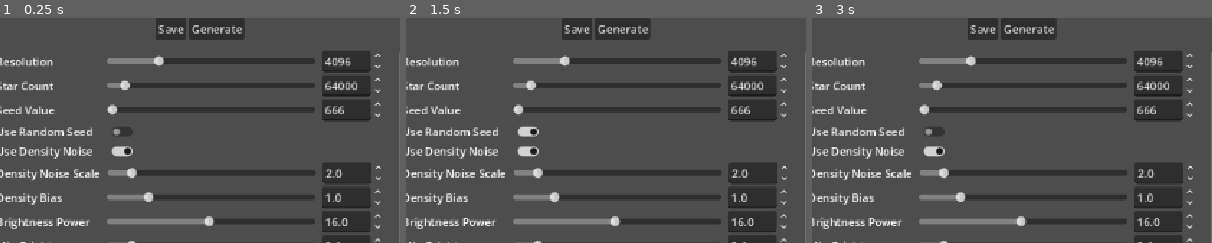
Above: before the commit, frames 1-3 (left to right).
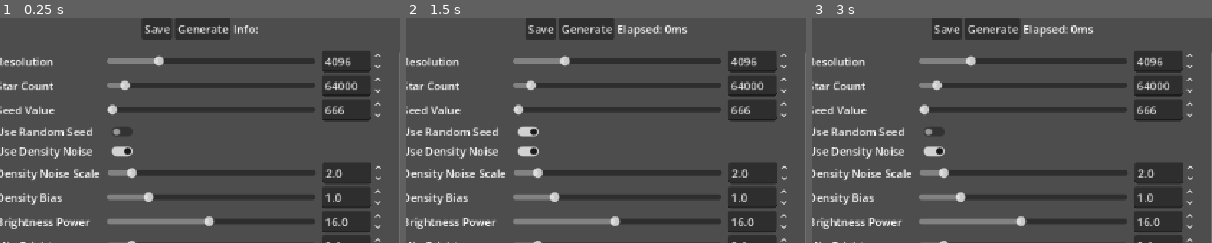
Above: after the commit, the same moments.

Repository: ThyMajesty/procedural-starfield-generator
Game: Godot game, scene res://scenes/main.tscn
The game is run twice, just before and just after one commit, with the same random seed, the same clock (stepped at 60 frames per second) and the same inputs.
Inputs (mouse positions are % of the whole screen's width and height, from its top left):
- Up to frame 1 (0.25 s): no input
- Up to frame 2 (1.5 s): click "Generate" at 0.5 s; click (16, 25) at 1.27 s
- Up to frame 3 (3 s): click "Generate" at 2 s; click (16, 25) at 2.77 s
The pictures show only the part of the screen within x 1-51%, y 0-50%; the shares and areas given below are measured in that part.

The runs differ from the first frame. In frame 1, 1.2% of the frame differs, in the area x 35-65%, y 0-10%; in frame 2, 2.1%, in the area x 30-71%, y 0-10%; in frame 3, 2.1%.
Error before the commit: Cannot call method 'texture_create' on a null value. (res://scripts/main.gd:312)
Error after the commit: Cannot call method 'texture_create' on a null value. (res://scripts/main.gd:322)

Commit message:
Add Elapsed Time

Diff:
--- a/scenes/main.tscn
+++ b/scenes/main.tscn
@@ -39,6 +39,10 @@
 size_flags_horizontal = 8
 text = "Generate"
 
+[node name="InfoLabel" type="Label" parent="Control/HBoxContainer/VBoxContainer/HBoxContainer" unique_id=1015246456]
+layout_mode = 2
+text = "Info:"
+
 [node name="HSeparator" type="HSeparator" parent="Control/HBoxContainer/VBoxContainer" unique_id=1427690969]
 layout_mode = 2
 
@@ -73,7 +77,7 @@
 
 [node name="SubViewport" type="SubViewport" parent="Control/HBoxContainer/SubViewportContainer" unique_id=1915719665]
 handle_input_locally = false
-size = Vector2i(1020, 648)
+size = Vector2i(980, 648)
 render_target_update_mode = 4
 
 [node name="Node2D" type="Node2D" parent="Control/HBoxContainer/SubViewportContainer/SubViewport" unique_id=665377583]
--- a/scripts/main.gd
+++ b/scripts/main.gd
@@ -116,11 +116,14 @@
 	{ key = "nebula_curl_eps", type = "float", min_value = 0.1, max_value = 10.0, step = 0.1 },
 ]
 
+var time_last_elapsed := Time.get_ticks_msec()
+
 # TODO revisit nodes resolution; consider just find with caching instead of explicit
 @onready var settings_panel: VBoxContainer = get_node("SettingsPanel")
 @onready var sprite_2d: Sprite2D = get_node("../../../SubViewportContainer/SubViewport/Node2D/Sprite2D")
 @onready var generate_button: Button = get_node("../../HBoxContainer/GenerateButton")
 @onready var save_button: Button = get_node("../../HBoxContainer/SaveButton")
+@onready var info_label: Label = get_node("../../HBoxContainer/InfoLabel")
 
 var widget_dict: Dictionary = {}
 var _image: Image
@@ -185,6 +188,8 @@
 	if emit:
 		setting_changed.emit(value, key)
 
+func _build_info_label() -> void:
+	info_label.text = "Elapsed: " + str(time_last_elapsed) + "ms"
 
 func _on_save_pressed() -> void:
 	if not _image:
@@ -202,6 +207,7 @@
 #TODO: move GPU stuff to a separate class
 
 func generate() -> void:
+	var time_start = Time.get_ticks_msec()
 	if use_random_seed:
 		seed_value = randi()
 
@@ -212,6 +218,10 @@
 	_texture = ImageTexture.create_from_image(_image)
 
 	sprite_2d.texture = _texture
+	var time_end = Time.get_ticks_msec()
+	time_last_elapsed = time_end - time_start
+
+	_build_info_label()
 
 
 func _build_push_constant_star_gen(attempt_count: int) -> PackedByteArray:
